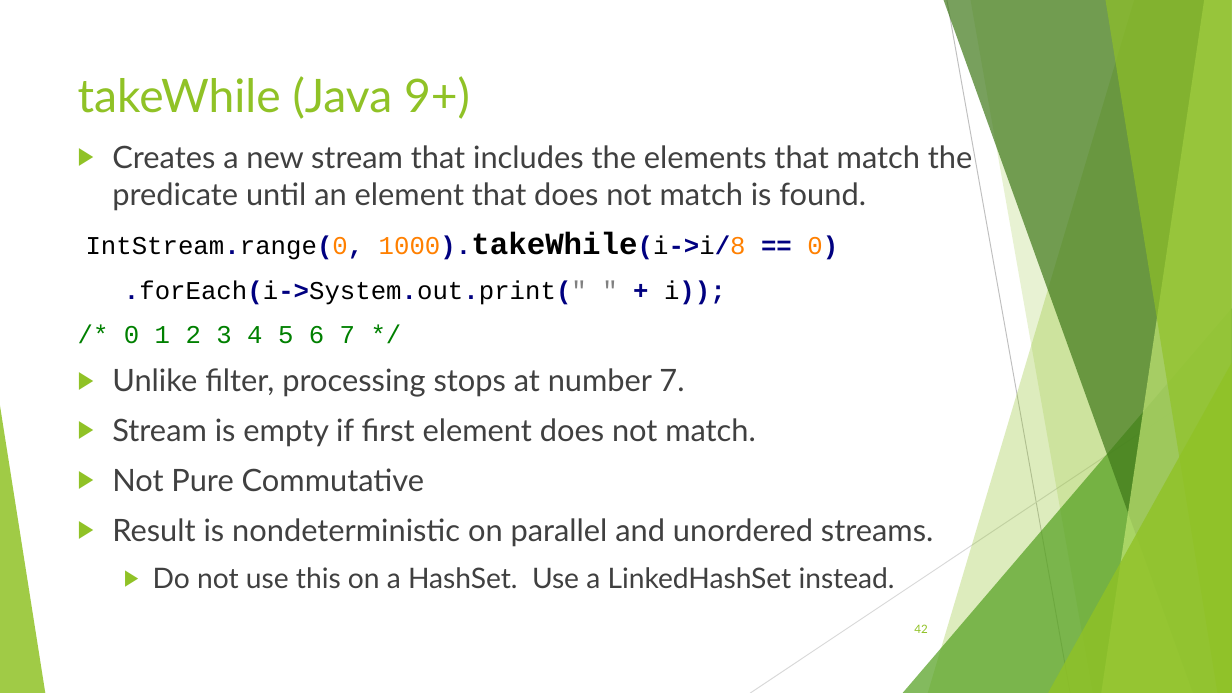
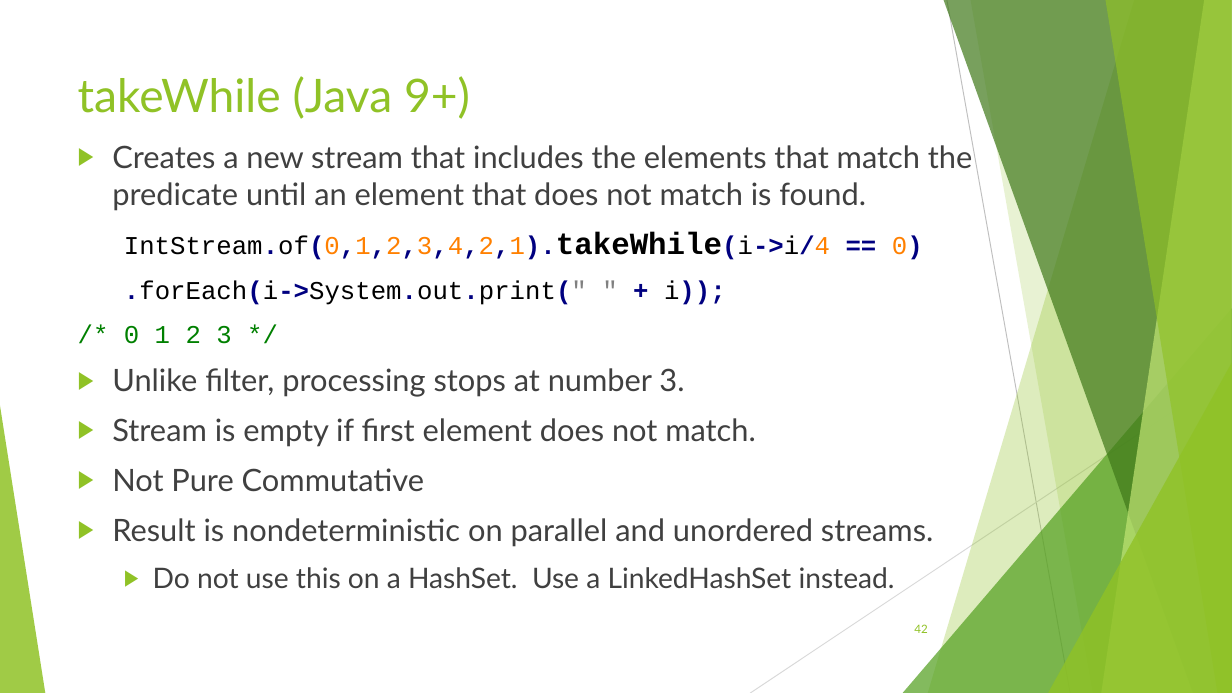
Before and after one commit to RichardRoda/2017-CodePaLOUsa-Lambda, a slide deck: slide 42 of Learning to Love the Lambda in the Stream.pptx. Drawn at 1232x693 pixels with LibreOffice and Linux fonts; fonts in the diff are those of the drawing. Boxes give left, top, right and bottom in pixels: in the first picture for what was removed or moved away, otherwise in the second. Text is boxed around its words. In the diff, an @@ line names an element or a change of style, - is before the commit and + after.

```diff
--- a/Learning to Love the Lambda in the Stream.pptx
+++ b/Learning to Love the Lambda in the Stream.pptx
@@ text at (124, 232, 923, 260): text changed; bold on @@
-IntStream.range(0, 1000).takeWhile(i->i/8 == 0)
+IntStream.of(0,1,2,3,4,2,1).takeWhile(i->i/4 == 0)
@@ text at (112, 326, 684, 397): text changed @@
-/* 0 1 2 3 4 5 6 7 */
-▶ Unlike filter, processing stops at number 7.
+/* 0 1 2 3 */
+▶ Unlike filter, processing stops at number 3.
```
Also in this commit, not shown: 14 other slides changed, 1 other file.
